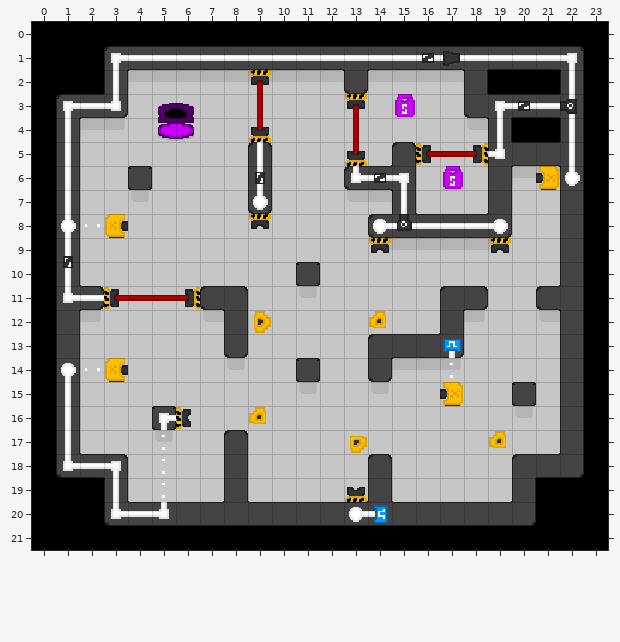
Tiled map -- Tiled/maps_alpha/level4.tmx. Above, as it was before the edit.
Cells are 16x16 px. Shown: x 0..23, y 0..21. Tiles whose own drawing changed are shown in their newer look in all pictures.
The result:
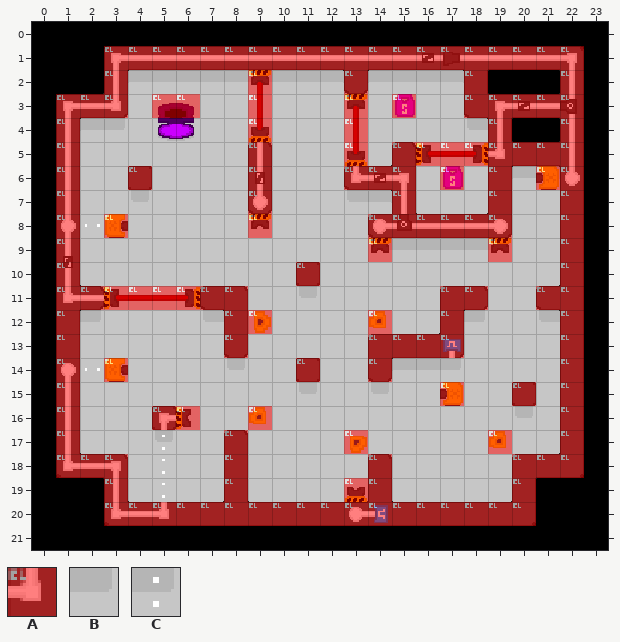
Key: from "porthole-tileset": A 12, B 100, C 138.
_ is an empty cell.
Tiles of an added or newly shown layer are drawn over the layers below it.
See-through tiles are keyed as they look on the map.
What changed:
{"where": "layer \"layer2\""}
{"y":14,"x":17,"old":"C","new":"B"}
{"where": "layer \"collision\" (added)"}
{"y":1,"x":3,"old":"____________________","new":"AAAAAAAAAAAAAAAAAAAA"}
{"y":2,"x":3,"old":"_","new":"A"}
{"y":2,"x":9,"old":"_","new":"A"}
{"y":2,"x":13,"old":"_","new":"A"}
{"y":2,"x":18,"old":"_","new":"A"}
{"y":2,"x":22,"old":"_","new":"A"}
{"y":3,"x":1,"old":"___","new":"AAA"}
{"y":3,"x":5,"old":"__","new":"AA"}
{"y":3,"x":9,"old":"_","new":"A"}
{"y":3,"x":13,"old":"_","new":"A"}
{"y":3,"x":15,"old":"_","new":"A"}
{"y":3,"x":18,"old":"_____","new":"AAAAA"}
{"y":4,"x":1,"old":"_","new":"A"}
{"y":4,"x":9,"old":"_","new":"A"}
{"y":4,"x":13,"old":"_","new":"A"}
{"y":4,"x":19,"old":"_","new":"A"}
{"y":4,"x":22,"old":"_","new":"A"}
{"y":5,"x":1,"old":"_","new":"A"}
{"y":5,"x":9,"old":"_","new":"A"}
{"y":5,"x":13,"old":"_","new":"A"}
{"y":5,"x":15,"old":"________","new":"AAAAAAAA"}
{"y":6,"x":1,"old":"_","new":"A"}
{"y":6,"x":4,"old":"_","new":"A"}
{"y":6,"x":9,"old":"_","new":"A"}
{"y":6,"x":13,"old":"___","new":"AAA"}
{"y":6,"x":17,"old":"_","new":"A"}
{"y":6,"x":19,"old":"_","new":"A"}
{"y":6,"x":21,"old":"__","new":"AA"}
{"y":7,"x":1,"old":"_","new":"A"}
{"y":7,"x":9,"old":"_","new":"A"}
{"y":7,"x":15,"old":"_","new":"A"}
{"y":7,"x":19,"old":"_","new":"A"}
{"y":7,"x":22,"old":"_","new":"A"}
{"y":8,"x":1,"old":"_","new":"A"}
{"y":8,"x":3,"old":"_","new":"A"}
{"y":8,"x":9,"old":"_","new":"A"}
{"y":8,"x":14,"old":"______","new":"AAAAAA"}
{"y":8,"x":22,"old":"_","new":"A"}
{"y":9,"x":1,"old":"_","new":"A"}
{"y":9,"x":14,"old":"_","new":"A"}
{"y":9,"x":19,"old":"_","new":"A"}
{"y":9,"x":22,"old":"_","new":"A"}
{"y":10,"x":1,"old":"_","new":"A"}
{"y":10,"x":11,"old":"_","new":"A"}
{"y":10,"x":22,"old":"_","new":"A"}
{"y":11,"x":1,"old":"________","new":"AAAAAAAA"}
{"y":11,"x":17,"old":"__","new":"AA"}
{"y":11,"x":21,"old":"__","new":"AA"}
{"y":12,"x":1,"old":"_","new":"A"}
{"y":12,"x":8,"old":"__","new":"AA"}
{"y":12,"x":14,"old":"_","new":"A"}
{"y":12,"x":17,"old":"_","new":"A"}
{"y":12,"x":22,"old":"_","new":"A"}
{"y":13,"x":1,"old":"_","new":"A"}
{"y":13,"x":8,"old":"_","new":"A"}
{"y":13,"x":14,"old":"____","new":"AAAA"}
{"y":13,"x":22,"old":"_","new":"A"}
{"y":14,"x":1,"old":"_","new":"A"}
{"y":14,"x":3,"old":"_","new":"A"}
{"y":14,"x":11,"old":"_","new":"A"}
{"y":14,"x":14,"old":"_","new":"A"}
{"y":14,"x":22,"old":"_","new":"A"}
{"y":15,"x":1,"old":"_","new":"A"}
{"y":15,"x":17,"old":"_","new":"A"}
{"y":15,"x":20,"old":"_","new":"A"}
{"y":15,"x":22,"old":"_","new":"A"}
{"y":16,"x":1,"old":"_","new":"A"}
{"y":16,"x":5,"old":"__","new":"AA"}
{"y":16,"x":9,"old":"_","new":"A"}
{"y":16,"x":22,"old":"_","new":"A"}
{"y":17,"x":1,"old":"_","new":"A"}
{"y":17,"x":8,"old":"_","new":"A"}
{"y":17,"x":13,"old":"_","new":"A"}
{"y":17,"x":19,"old":"_","new":"A"}
{"y":17,"x":22,"old":"_","new":"A"}
{"y":18,"x":1,"old":"___","new":"AAA"}
{"y":18,"x":8,"old":"_","new":"A"}
{"y":18,"x":14,"old":"_","new":"A"}
{"y":18,"x":20,"old":"___","new":"AAA"}
{"y":19,"x":3,"old":"_","new":"A"}
{"y":19,"x":8,"old":"_","new":"A"}
{"y":19,"x":13,"old":"__","new":"AA"}
{"y":19,"x":20,"old":"_","new":"A"}
{"y":20,"x":3,"old":"__________________","new":"AAAAAAAAAAAAAAAAAA"}
{"label":"changed","picture_box":[56,46,584,526]}
